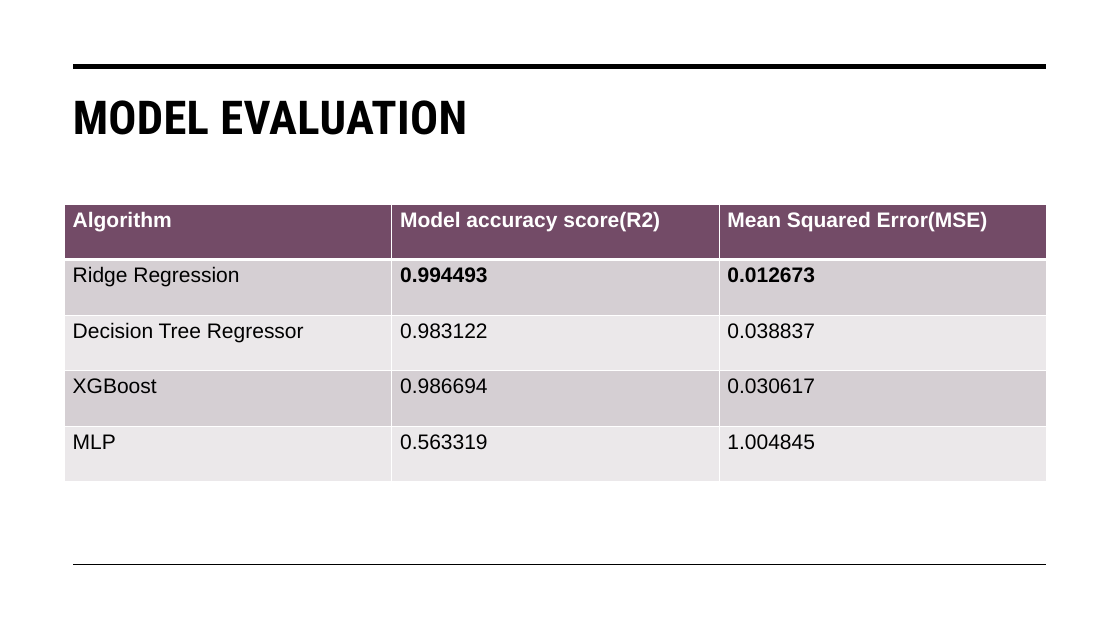
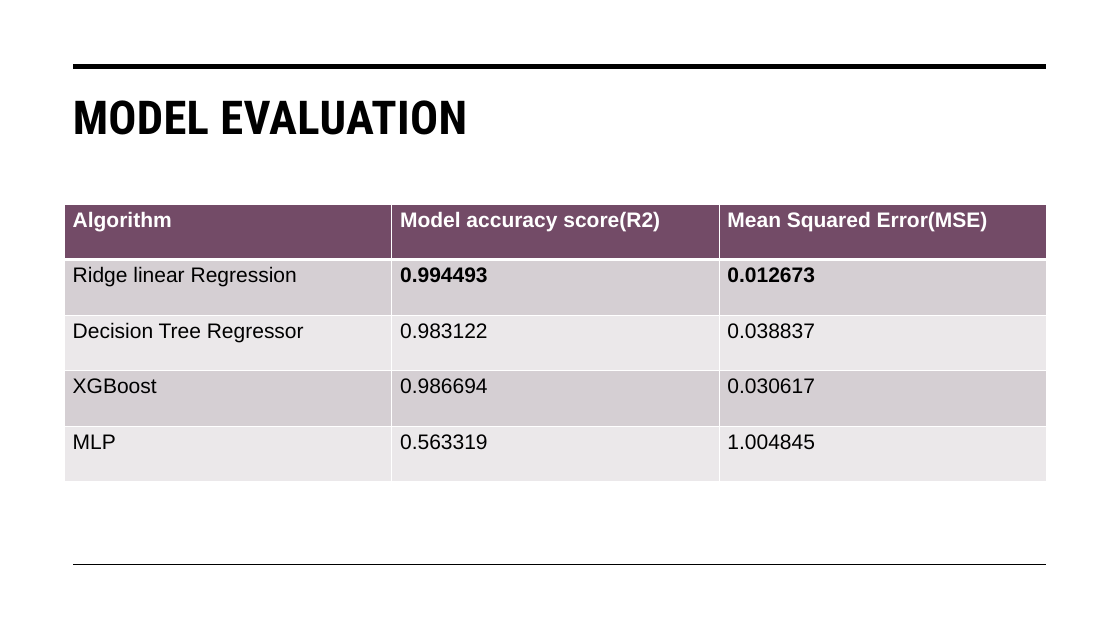
Before and after one commit to wenshanliu653/Springboard_Capstone, a slide deck: slide 12 of Report/Presentation1.pptx (slide 11 before the commit). Drawn at 1120x630 pixels with LibreOffice and Linux fonts; fonts in the diff are those of the drawing. Boxes give left, top, right and bottom in pixels: in the first picture for what was removed or moved away, otherwise in the second. Text is boxed around its words. In the diff, an @@ line names an element or a change of style, - is before the commit and + after.

```diff
--- a/Report/Presentation1.pptx
+++ b/Report/Presentation1.pptx
@@ table at (65,204,1048,498) @@
-row 2, column 1: Ridge Regression
+row 2, column 1: Ridge linear Regression
```
Also in this commit, not shown: 5 other slides changed, 1 slide added, 4 other files.
